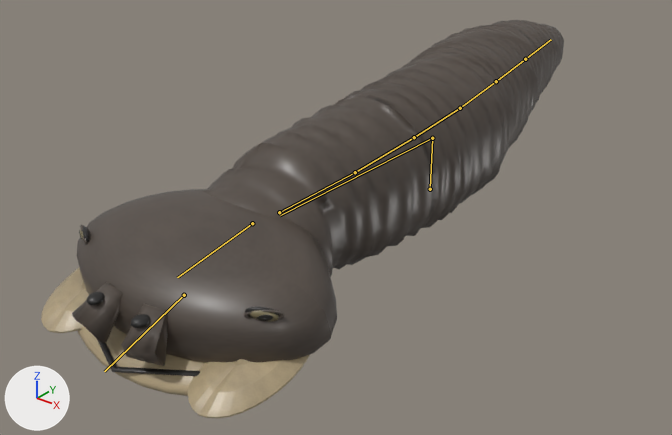
Renders of the glTF model outputs/AshenOathTheRoadBetweenCrowns/assets_external/design_pack_v1/creatures/M09_Silt_Maw.glb from each side of a commit.
Both versions are drawn from a 50 mm camera at (1.85, -2.92, 1.54) aimed at (-0.2, -0.36, -0.05). The axes (+X, +Y, +Z) are drawn at lower left. The lights are the same throughout. The picture after the commit comes second. Both versions are drawn at frame 30 of the action 'Feed'; the numbers are the values there. The bones that bend it are drawn over the model as lines.

Names of what the first picture shows: 'M09_RuntimeAssembly'.
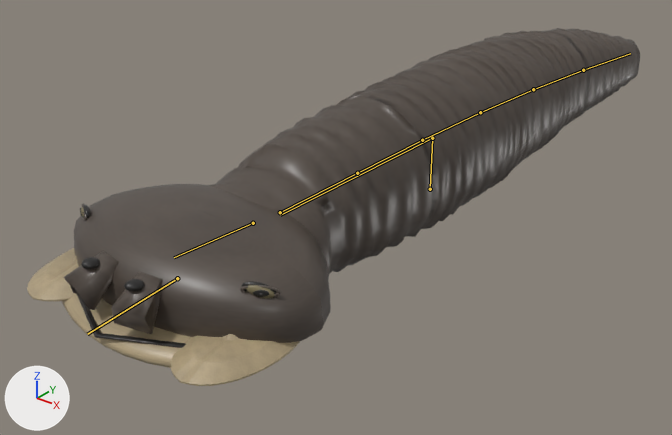
Changed parts and their boxes [x1, y1, x2, y2] in the pictures (672 x 435 px):
'M09_RuntimeAssembly', posed (17% wider, 10% shorter): before [41, 20, 564, 418]; after [27, 28, 640, 386]
bone 'Head', root to tip: before (252, 223) to (177, 277); after (253, 223) to (174, 257)
bone 'Segment0', root to tip: before (279, 212) to (355, 172); after (280, 212) to (357, 173)
bone 'Segment1', root to tip: before (355, 172) to (414, 137); after (357, 173) to (422, 140)
bone 'Segment2', root to tip: before (414, 137) to (460, 108); after (422, 140) to (480, 112)
bone 'Segment3', root to tip: before (460, 108) to (496, 81); after (480, 112) to (533, 89)
bone 'Segment4', root to tip: before (496, 81) to (525, 59); after (533, 89) to (583, 70)
bone 'Segment5', root to tip: before (525, 59) to (551, 39); after (583, 70) to (630, 53)

The edits, one by one:
Bone 'Head' (bone_head) turns from (11, 0, 0) to (0, 0, 1) degrees about its own x, y and z.
Bone 'Segment0' (bone_segment0) turns from (0, 0, 2) to (0, 0, 0) degrees about its own x, y and z.
Bone 'Segment1' (bone_segment1) turns from (0, 0, 2) to (0, 0, -1) degrees about its own x, y and z.
Bone 'Segment2' (bone_segment2) turns from (0, 0, 3) to (0, 0, -2) degrees about its own x, y and z.
Bone 'Segment3' (bone_segment3) turns from (0, 0, 2) to (0, 0, -2) degrees about its own x, y and z.
Bone 'Segment4' (bone_segment4) turns from (0, 0, 1) to (0, 0, -2) degrees about its own x, y and z.
Bone 'Segment5' (bone_segment5) turns from (0, 0, 0) to (0, 0, -2) degrees about its own x, y and z.
